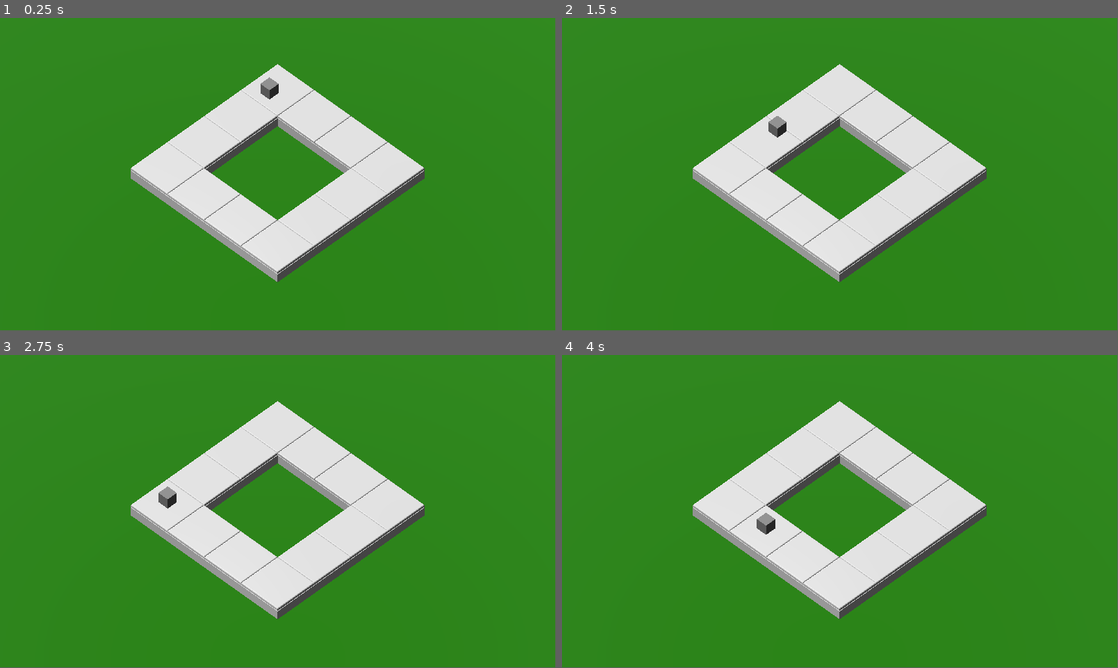
Above: before the commit, frames 1-4 (two rows, left to right).
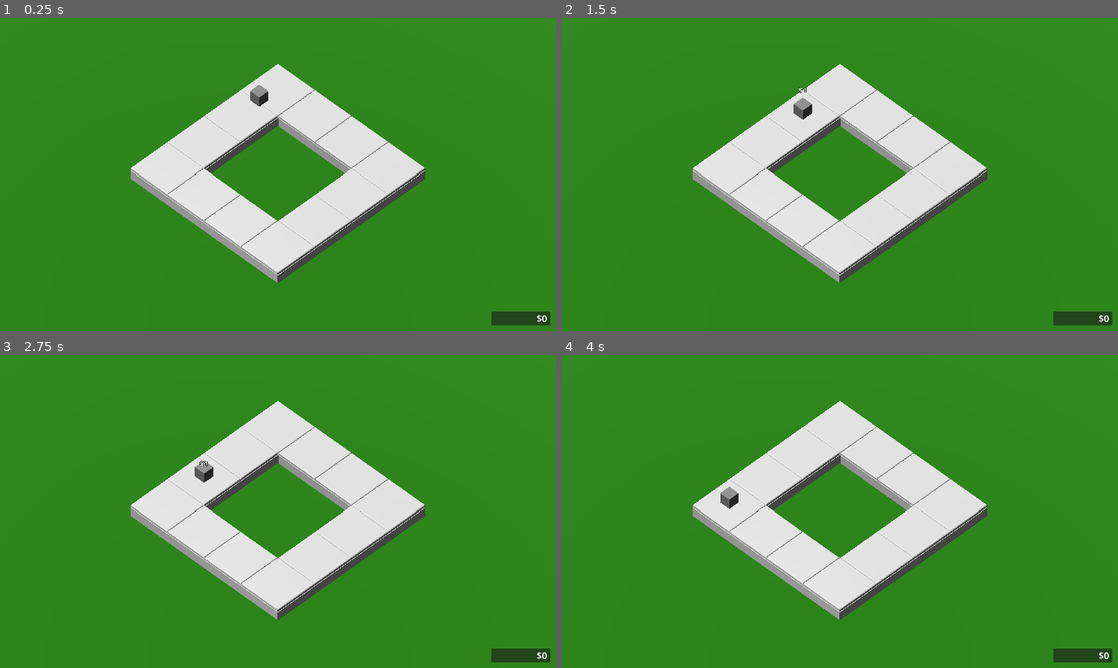
Above: after the commit, the same moments.

Repository: billyhawkes/crazy-conveyer
Game: Godot game, scene res://game.tscn
Same seed, same stepped clock (60 frames per second), same inputs: the game is played once before the commit and once after it.
Inputs:
- Up to frame 1 (0.25 s): no input
- Up to frame 2 (1.5 s): no input
- Up to frame 3 (2.75 s): no input
- Up to frame 4 (4 s): no input
In our replay, the window is 799x449 before the commit and 800x450 after it. These sizes can differ from the game's own. Grey fills any space a smaller window leaves; there, only what the larger window draws over its background counts as a difference.

The runs differ from the first frame. In frame 1, 1.9% of the frame differs, in the area x 23-99%, y 14-99%; in frame 2, 1.9%; in frame 3, 1.9%; in frame 4, 1.9%.

Commit message:
feat: scoring, processing data per track, indicator on processing, and more

Diff:
--- /dev/null
+++ b/events.gd
@@ -0,0 +1,7 @@
+extends Node
+
+var items = ItemEvents.new()
+
+class ItemEvents:
+	signal processed(value: int)
+	signal sold(value: int)
--- a/game.gd
+++ b/game.gd
@@ -4,33 +4,15 @@
 @onready var track_container: Node3D = $TrackContainer
 @onready var item_container: Node3D = $ItemContainer
 
-
 func _ready() -> void:
 	spawn_tracks()
 	spawn_item()
 
-var item_tick := Globals.tick_length
-
-func _process(delta: float) -> void:
-	item_tick += delta
-
-	if item_tick > Globals.tick_length:
-		item_tick = 0
-		var items = item_container.get_children() as Array[Item]
-		for item in items:
-			var track_length = track_container.get_child_count()
-			var next_track_index = item.current_track.get_index() + 1
-			if next_track_index == track_length:
-				next_track_index = 0
-			print(next_track_index)
-			item.update_track(track_container.get_child(next_track_index))
-
-
-
-
 func spawn_tracks() -> void:
 	for x in 12:
 		var mesh = TRACK.instantiate()
+		if x == 0:
+			mesh.is_origin = true
 		track_container.add_child(mesh)
 
 func spawn_item() -> void:
--- a/game.tscn
+++ b/game.tscn
@@ -1,6 +1,7 @@
-[gd_scene load_steps=4 format=3 uid="uid://c8thehv1woo4s"]
+[gd_scene load_steps=5 format=3 uid="uid://c8thehv1woo4s"]
 
 [ext_resource type="Script" uid="uid://cdfla3r2u631f" path="res://game.gd" id="1_e2o6t"]
+[ext_resource type="Script" uid="uid://denpngadj7tqh" path="res://hud.gd" id="2_e2o6t"]
 
 [sub_resource type="StandardMaterial3D" id="StandardMaterial3D_e2o6t"]
 albedo_color = Color(0.14148505, 0.5218948, 3.080368e-06, 1)
@@ -29,3 +30,41 @@
 [node name="TrackContainer" type="Node3D" parent="."]
 
 [node name="ItemContainer" type="Node3D" parent="."]
+
+[node name="HUD" type="Control" parent="."]
+layout_mode = 3
+anchors_preset = 15
+anchor_right = 1.0
+anchor_bottom = 1.0
+grow_horizontal = 2
+grow_vertical = 2
+script = ExtResource("2_e2o6t")
+
+[node name="MoneyPanel" type="Panel" parent="HUD"]
+layout_mode = 1
+anchors_preset = -1
+anchor_left = 1.0
+anchor_top = 1.0
+anchor_right = 1.0
+anchor_bottom = 1.0
+offset_left = -224.0
+offset_top = -67.0
+offset_right = -20.0
+offset_bottom = -20.0
+grow_horizontal = 0
+grow_vertical = 0
+
+[node name="MoneyLabel" type="Label" parent="HUD/MoneyPanel"]
+unique_name_in_owner = true
+layout_mode = 1
+anchors_preset = -1
+anchor_right = 1.0
+anchor_bottom = 1.0
+offset_left = 10.0
+offset_right = -10.0
+grow_horizontal = 2
+grow_vertical = 2
+theme_override_font_sizes/font_size = 32
+text = "$0"
+horizontal_alignment = 2
+vertical_alignment = 1
--- a/globals.gd
+++ b/globals.gd
@@ -1,3 +1,5 @@
 extends Node
 
-var tick_length := 1.0
+var tick_length := 0.5
+
+var money := 0
--- /dev/null
+++ b/hud.gd
@@ -0,0 +1,9 @@
+extends Control
+
+@onready var money_label: Label = %MoneyLabel
+
+func _ready() -> void:
+	Events.items.sold.connect(_on_item_sold)
+
+func _on_item_sold(value: int) -> void:
+	money_label.text = str("$", Globals.money)
--- /dev/null
+++ b/indicator.gd
@@ -0,0 +1,18 @@
+extends Node3D
+class_name Indicator
+
+@onready var label_3d: Label3D = $Label3D
+const INDICATOR = preload("uid://b5lifti2svflr")
+
+var text := ""
+
+func _ready() -> void:
+	label_3d.text = text
+	var tween = get_tree().create_tween()
+	tween.tween_property(self, "position", Vector3(self.position.x, self.position.y + 1, self.position.z), 0.5)
+	tween.tween_callback(queue_free)
+
+static func create(_text: String) -> Indicator:
+	var new_indicator = INDICATOR.instantiate()
+	new_indicator.text = _text
+	return new_indicator
--- /dev/null
+++ b/indicator.tscn
@@ -0,0 +1,11 @@
+[gd_scene load_steps=2 format=3 uid="uid://b5lifti2svflr"]
+
+[ext_resource type="Script" uid="uid://cf7n6ufpt4f2x" path="res://indicator.gd" id="1_sgcln"]
+
+[node name="Indicator" type="Node3D"]
+script = ExtResource("1_sgcln")
+
+[node name="Label3D" type="Label3D" parent="."]
+transform = Transform3D(0.70710677, 0, 0.70710677, 0, 1, 0, -0.70710677, 0, 0.70710677, 0, 1, 0)
+text = "+1"
+font_size = 64
--- a/item.gd
+++ b/item.gd
@@ -5,14 +5,44 @@
 
 var current_track: Track
 
+var value := 0
+
+var processed := true
+
+func _process(delta: float) -> void:
+	if processed:
+		var track_length = 12
+		var next_track_index = current_track.get_index() + 1
+		if next_track_index == track_length:
+			next_track_index = 0
+		update_track(current_track.get_parent().get_child(next_track_index))
+		processed = false
 
 func _ready() -> void:
 	global_position = current_track.global_position
 
 func update_track(new_track: Track) -> void:
 	var tween = get_tree().create_tween()
-	tween.tween_property(self, "position", new_track.position, Globals.tick_length * 0.8).set_trans(Tween.TRANS_SINE)
+	tween.tween_property(self, "position", new_track.position, Globals.tick_length).set_trans(Tween.TRANS_SINE)
+	tween.tween_callback(process_item).set_delay(Globals.tick_length)
 	current_track = new_track
+
+func process_item() -> void:
+	var indicator_text: String = ""
+	if current_track.is_origin:
+		Globals.money += value
+		Events.items.sold.emit(value)
+		indicator_text = str("$", value)
+		value = 0
+	else:
+		value += current_track.processing.value
+		Events.items.processed.emit(current_track.processing.value)
+		indicator_text = str("$", current_track.processing.value)
+
+	var indicator = Indicator.create(indicator_text)
+	add_child(indicator)
+	await get_tree().create_timer(current_track.processing.time).timeout
+	processed = true
 
 static func create(track: Track) -> Item:
 	var new_item = ITEM.instantiate()
--- a/project.godot
+++ b/project.godot
@@ -18,11 +18,14 @@
 [autoload]
 
 Globals="*res://globals.gd"
+Events="*res://events.gd"
 
 [display]
 
 window/size/viewport_width=1920
 window/size/viewport_height=1080
+window/stretch/mode="viewport"
+window/stretch/aspect="expand"
 
 [rendering]
 
--- a/track.gd
+++ b/track.gd
@@ -19,6 +19,12 @@
 	Vector3(1.0, 0.0, 0.0),
 ]
 
+var is_origin := false
+var processing = {
+	"time": 0.5,
+	"value": 1
+}
+
 func _ready() -> void:
 	var index = get_index()
 	global_position = TRACK_POSITIONS[index] * 2
Not shown, added: events.gd.uid
Not shown, added: hud.gd.uid
Not shown, added: indicator.gd.uid
Not shown: 1 places in track.tscn that only renumber resources
Not shown, changed: README.md
